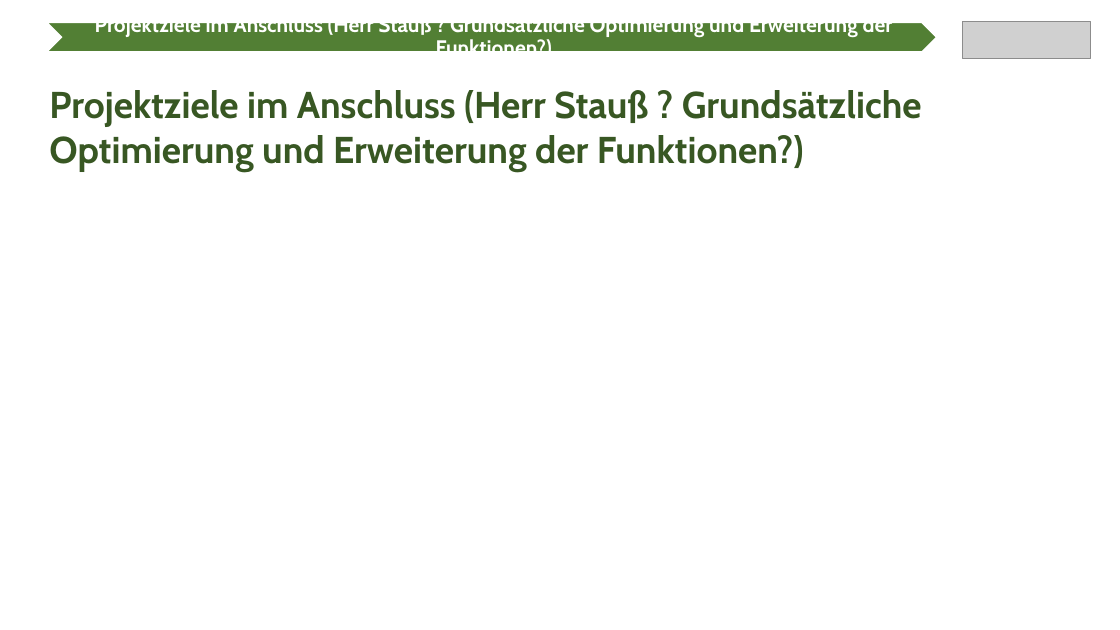
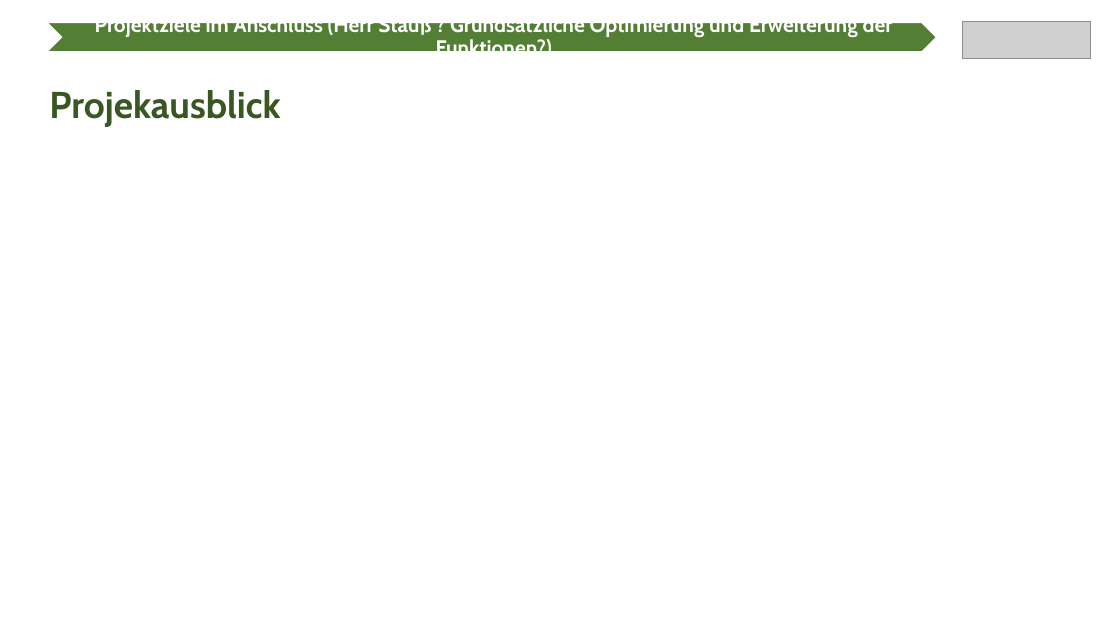
Before and after one commit to Ratoh/SAPLEXA, a slide deck: slide 13 of CavallaroAngelo/Präsentation Wahlmodulvorstellung/SAPlexa Präsentation.pptx (slide 12 before the commit). Drawn at 1120x630 pixels with LibreOffice and Linux fonts; fonts in the diff are those of the drawing; grey boxes stand for pictures. Boxes give left, top, right and bottom in pixels: in the first picture for what was removed or moved away, otherwise in the second. Text is boxed around its words. In the diff, an @@ line names an element or a change of style, - is before the commit and + after.

```diff
--- a/CavallaroAngelo/Präsentation Wahlmodulvorstellung/SAPlexa Präsentation.pptx
+++ b/CavallaroAngelo/Präsentation Wahlmodulvorstellung/SAPlexa Präsentation.pptx
@@ text at (49,90,280,126): text changed @@
-Projektziele im Anschluss (Herr Stauß ? Grundsätzliche Optimierung und Erweiterung der Funktionen?)
+Projekausblick
```
Also in this commit, not shown: 2 other slides changed, 1 slide added.
